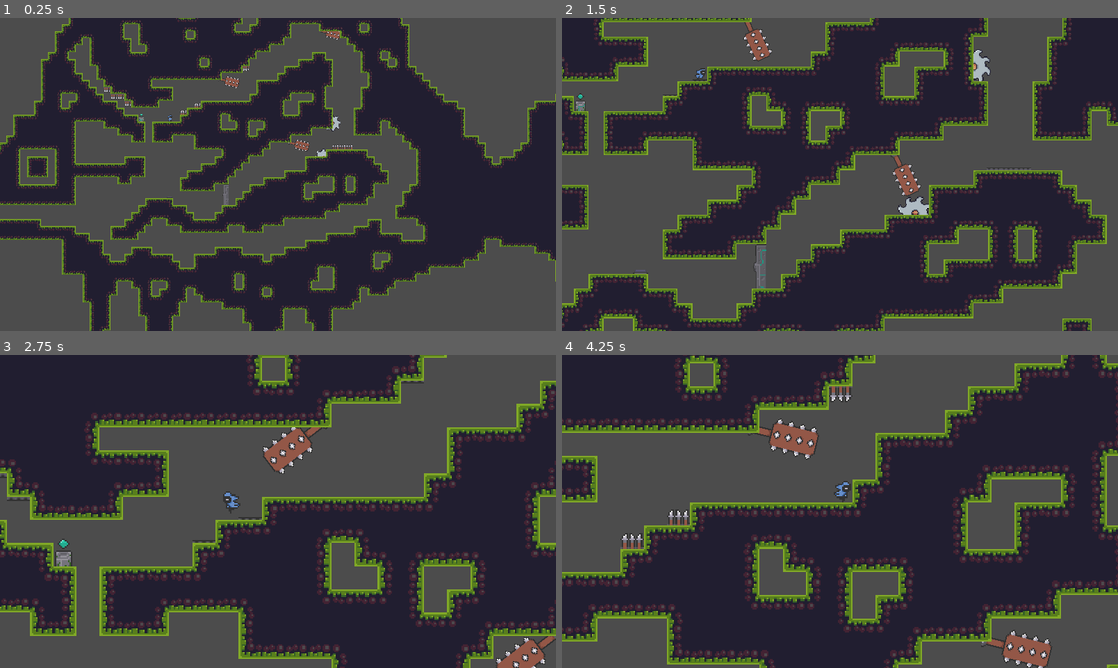
Above: before the commit, frames 1-4 (two rows, left to right).
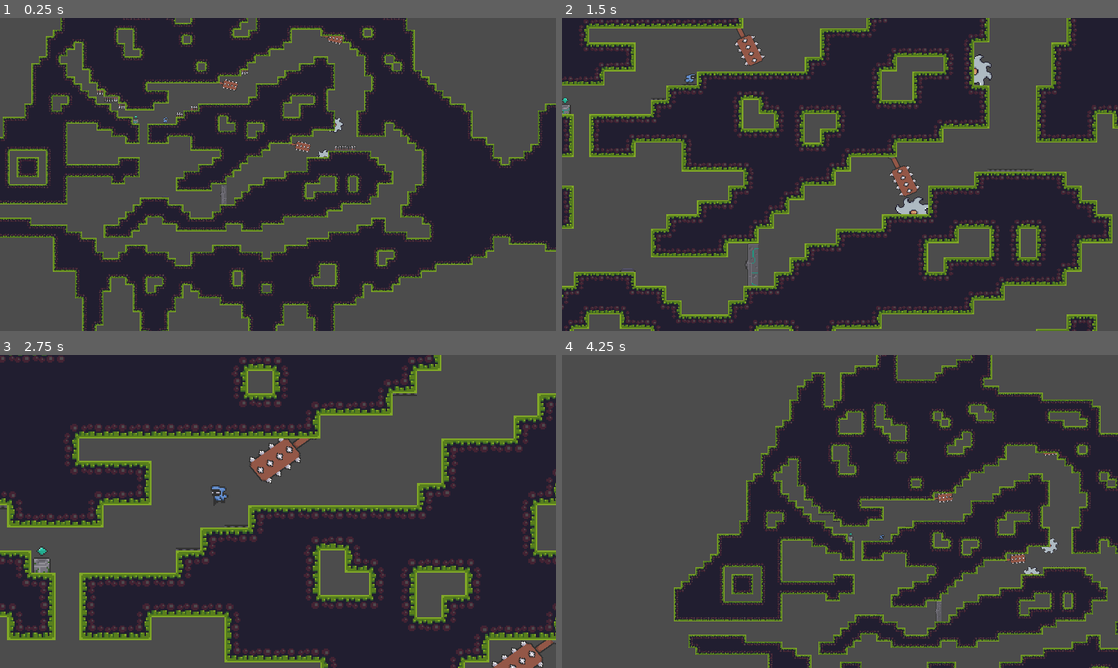
Above: after the commit, the same moments.

Repository: getdoorimed/GODOT2
Game: Godot game, scene res://Scenes/World.tscn
Same seed, same stepped clock (60 frames per second), same inputs: the game is played once before the commit and once after it.
Inputs:
- Up to frame 1 (0.25 s): no input
- Up to frame 2 (1.5 s): hold D (right) from 0.53 s (still down); tap Z (zoom) at 0.6, 1.35 s; tap Space (jump) at 0.77 s
- Up to frame 3 (2.75 s): tap Space (jump) at 1.52 s; release D (right) at 2.03 s; hold Left (left) from 2.03 s (still down); tap Z (zoom) at 2.1 s
- Up to frame 4 (4.25 s): release Left (left) at 2.78 s; hold D (right) from 2.78 s (still down); tap Z (zoom) at 2.85, 3.6 s; tap Space (jump) at 3.02, 3.77 s; tap R (reset, bound only after the commit) at 4.15 s

The runs differ from the first frame. In frame 1, 22% of the frame differs, in the area x 0-100%, y 0-100%; in frame 2, 26%; in frame 3, 31%; in frame 4, 63%.

Commit message:
Save8
Ayo cuh what

Diff:
--- a/Scenes/Player.gd
+++ b/Scenes/Player.gd
@@ -26,7 +26,7 @@
 
 	match(anim):
 		state.FALL:
-			$AnimationPlayer.play("FalLPlayer")
+			$AnimationPlayer.play("FallPlayer")
 		state.ATTACK:
 			$AnimationPlayer.play("AttackPlayer")
 		state.IDLE:
--- a/Scenes/Player.tscn
+++ b/Scenes/Player.tscn
@@ -142,7 +142,8 @@
 "values": [ 8, 9, 10, 10, 11, 12 ]
 }
 
-[node name="Player" type="KinematicBody2D"]
+[node name="Player" type="KinematicBody2D" groups=["Player"]]
+scale = Vector2( 0.992976, 0.978979 )
 script = ExtResource( 1 )
 
 [node name="BodyCollider" type="CollisionShape2D" parent="."]
--- /dev/null
+++ b/Scenes/World.gd
@@ -0,0 +1,9 @@
+extends Node2D
+
+func _ready():
+	pass
+
+func _process(delta):
+	pass
+	if Input.is_action_just_pressed("reset"):
+		GameStats.reset()
--- a/Scenes/World.tscn
+++ b/Scenes/World.tscn
@@ -10,6 +10,7 @@
 [ext_resource path="res://Scenes/SpinningBlade.gd" type="Script" id=8]
 [ext_resource path="res://Free/Traps/Saw/On (38x38).png" type="Texture" id=9]
 [ext_resource path="res://Scenes/SavePoint.tscn" type="PackedScene" id=10]
+[ext_resource path="res://Scenes/World.gd" type="Script" id=11]
 
 [sub_resource type="Animation" id=2]
 length = 0.001
@@ -286,6 +287,8 @@
 
 [node name="World" type="Node2D"]
 position = Vector2( -3, 0 )
+scale = Vector2( 1.0406, 0.96657 )
+script = ExtResource( 11 )
 
 [node name="Player" parent="." instance=ExtResource( 1 )]
 position = Vector2( 137, 88 )
--- a/Scenes/game_stats.gd
+++ b/Scenes/game_stats.gd
@@ -19,3 +19,10 @@
 
 func get_spawn():
 	return current_spawn
+
+func get_time():
+	var current_time = OS.get_ticks_msec() - game_start_time
+	var minutes = current_time/1000/60
+	var seconds = current_time/1000%60
+	var ms = current_time%1000/60
+	print(str(minutes),":", str(seconds),":",str(ms))
--- a/project.godot
+++ b/project.godot
@@ -77,6 +77,11 @@
 "events": [ Object(InputEventKey,"resource_local_to_scene":false,"resource_name":"","device":0,"alt":false,"shift":false,"control":false,"meta":false,"command":false,"pressed":false,"scancode":90,"physical_scancode":0,"unicode":0,"echo":false,"script":null)
  ]
 }
+reset={
+"deadzone": 0.5,
+"events": [ Object(InputEventKey,"resource_local_to_scene":false,"resource_name":"","device":0,"alt":false,"shift":false,"control":false,"meta":false,"command":false,"pressed":false,"scancode":82,"physical_scancode":0,"unicode":0,"echo":false,"script":null)
+ ]
+}
 
 [physics]
 
Not shown: 1 places in Scenes/World.tscn that only renumber resources
